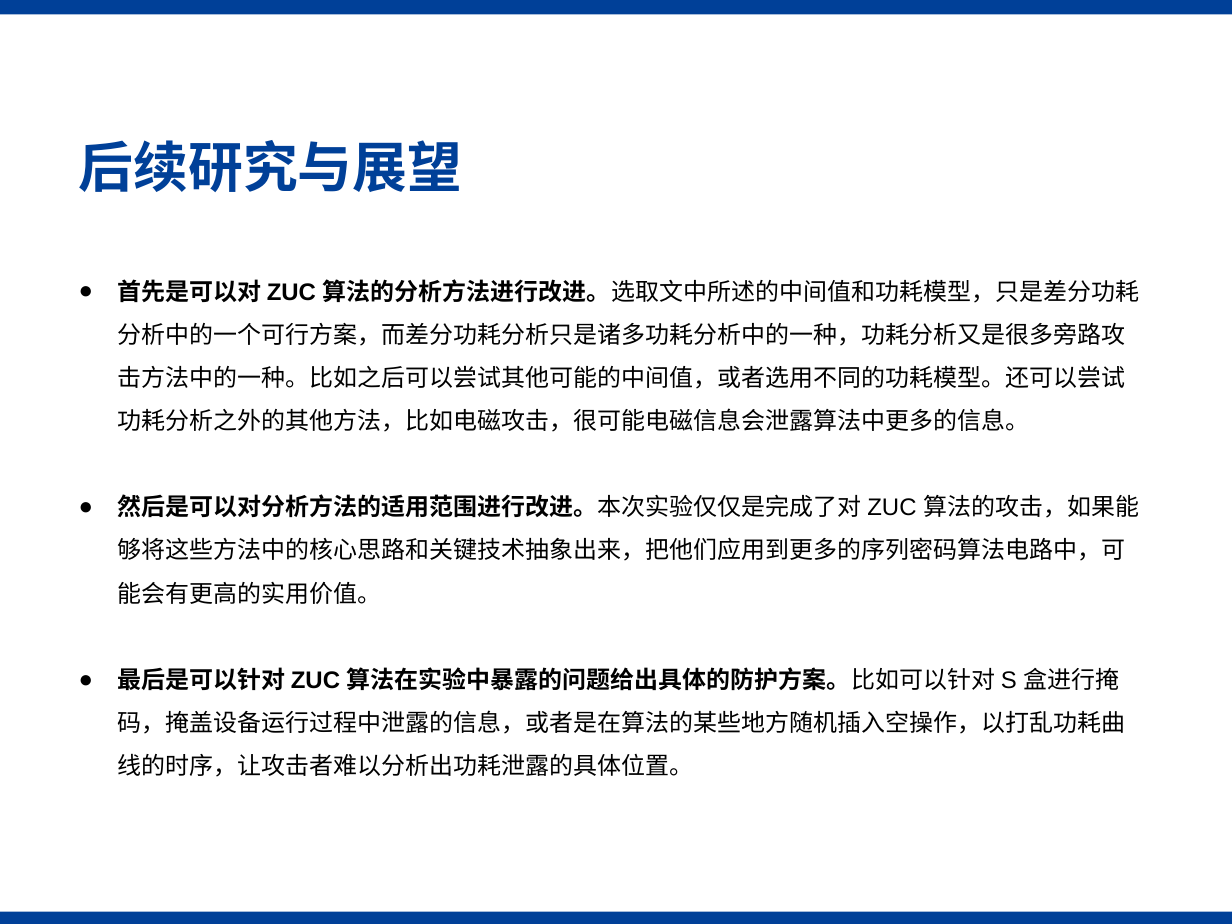
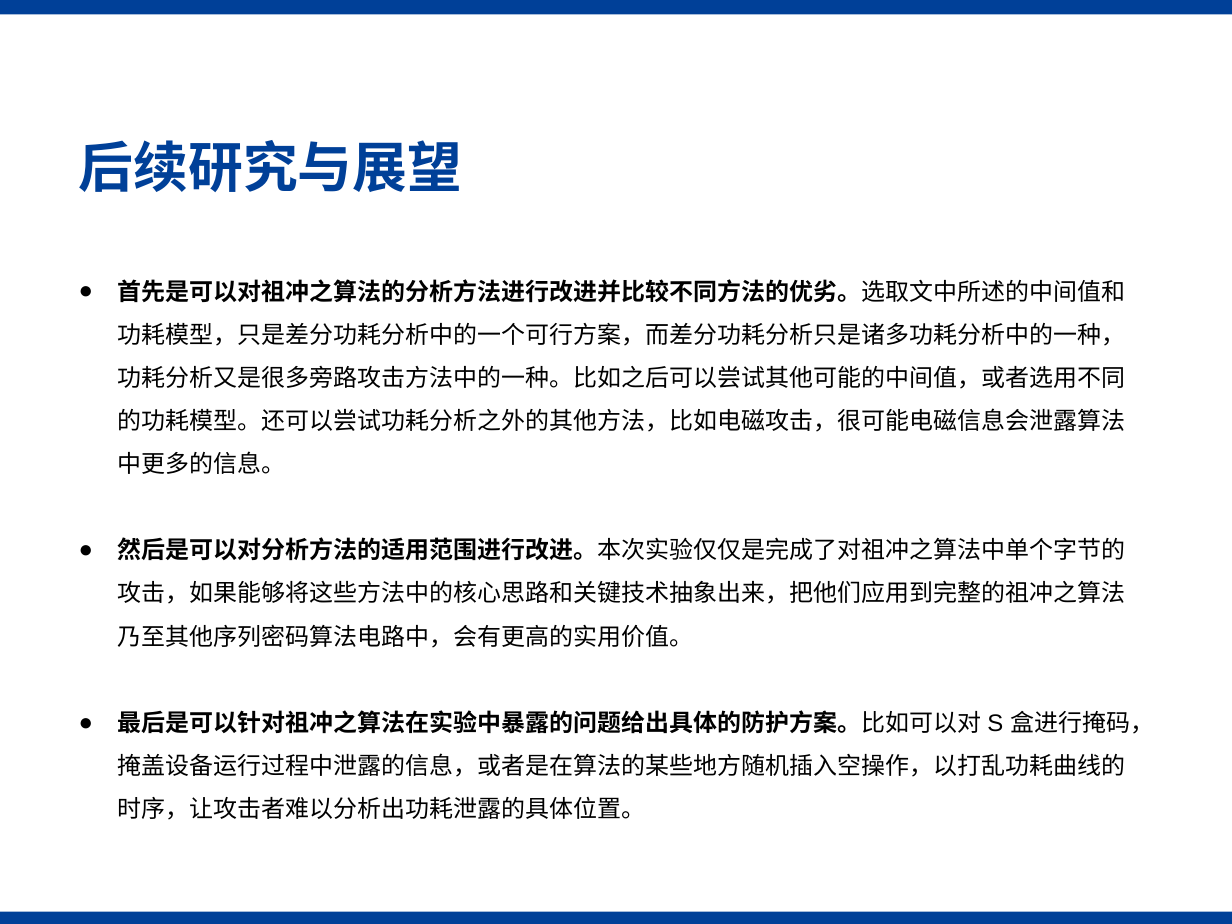
Before and after one commit to Hansimov/zuc-attack, a slide deck: slide 28 of ppt/毕设答辩_于泽汉.pptx. Drawn at 1232x924 pixels with LibreOffice and Linux fonts; fonts in the diff are those of the drawing; background and template pictures are left out. Boxes give left, top, right and bottom in pixels: in the first picture for what was removed or moved away, otherwise in the second. Text is boxed around its words. In the diff, an @@ line names an element or a change of style, - is before the commit and + after.

Commit message:
^ Change some pages

```diff
--- a/ppt/毕设答辩_于泽汉.pptx
+++ b/ppt/毕设答辩_于泽汉.pptx
@@ text at (x1=117, y1=279, x2=1154, y2=820): text changed @@
-● 首先是可以对 ZUC 算法的分析方法进行改进。选取文中所述的中间值和功耗模型，只是差分功耗分析中的一个可行方案，而差分功耗分析只是诸多功耗分析中的一种，功耗分析又是很多旁路攻击方法中的一种。比如之后可以尝试其他可能的中间值，或者选用不同的功耗模型。还可以尝试功耗分析之外的其他方法，比如电磁攻击，很可能电磁信息会泄露算法中更多的信息。
-● 然后是可以对分析方法的适用范围进行改进。本次实验仅仅是完成了对 ZUC 算法的攻击，如果能够将这些方法中的核心思路和关键技术抽象出来，把他们应用到更多的序列密码算法电路中，可能会有更高的实用价值。
-● 最后是可以针对 ZUC 算法在实验中暴露的问题给出具体的防护方案。比如可以针对 S 盒进行掩码，掩盖设备运行过程中泄露的信息，或者是在算法的某些地方随机插入空操作，以打乱功耗曲线的时序，让攻击者难以分析出功耗泄露的具体位置。
+● 首先是可以对祖冲之算法的分析方法进行改进并比较不同方法的优劣。选取文中所述的中间值和功耗模型，只是差分功耗分析中的一个可行方案，而差分功耗分析只是诸多功耗分析中的一种，功耗分析又是很多旁路攻击方法中的一种。比如之后可以尝试其他可能的中间值，或者选用不同的功耗模型。还可以尝试功耗分析之外的其他方法，比如电磁攻击，很可能电磁信息会泄露算法中更多的信息。
+● 然后是可以对分析方法的适用范围进行改进。本次实验仅仅是完成了对祖冲之算法中单个字节的攻击，如果能够将这些方法中的核心思路和关键技术抽象出来，把他们应用到完整的祖冲之算法乃至其他序列密码算法电路中，会有更高的实用价值。
+● 最后是可以针对祖冲之算法在实验中暴露的问题给出具体的防护方案。比如可以对 S 盒进行掩码，掩盖设备运行过程中泄露的信息，或者是在算法的某些地方随机插入空操作，以打乱功耗曲线的时序，让攻击者难以分析出功耗泄露的具体位置。
```
Also in this commit, not shown: 1 other slide changed.
